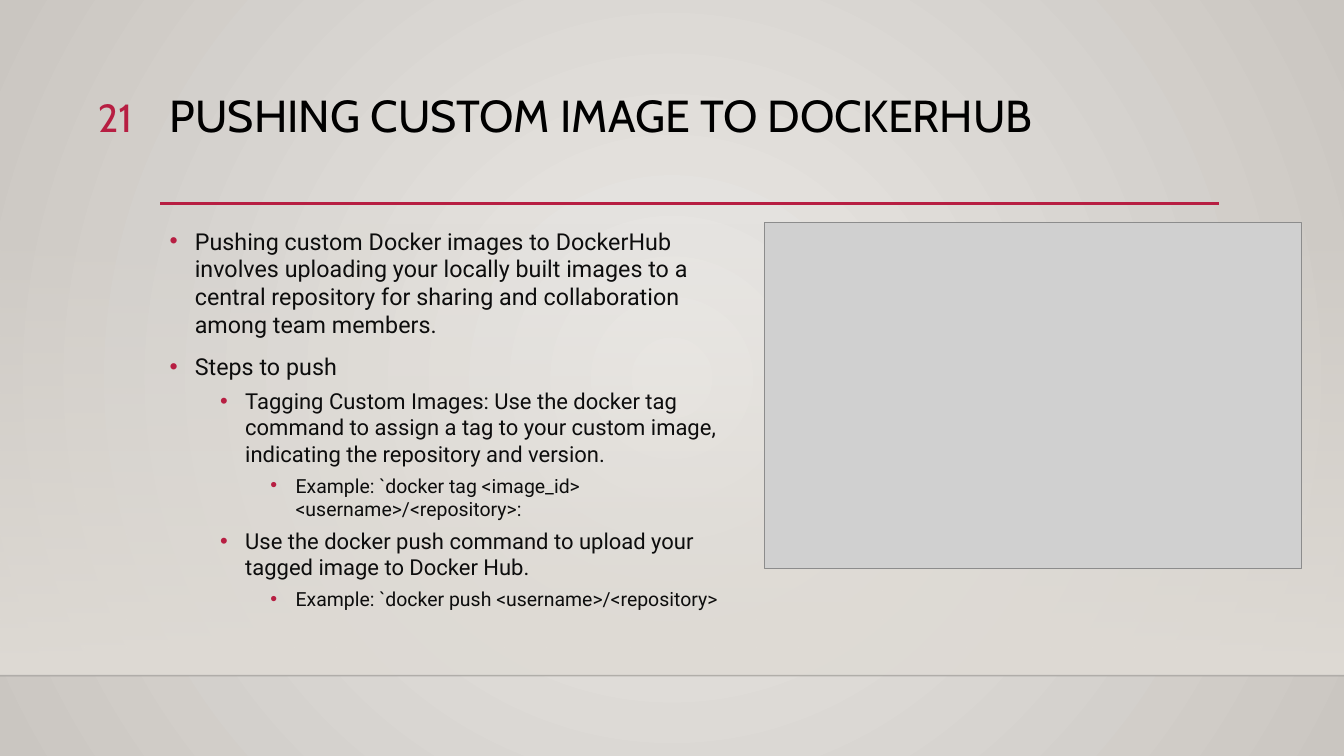
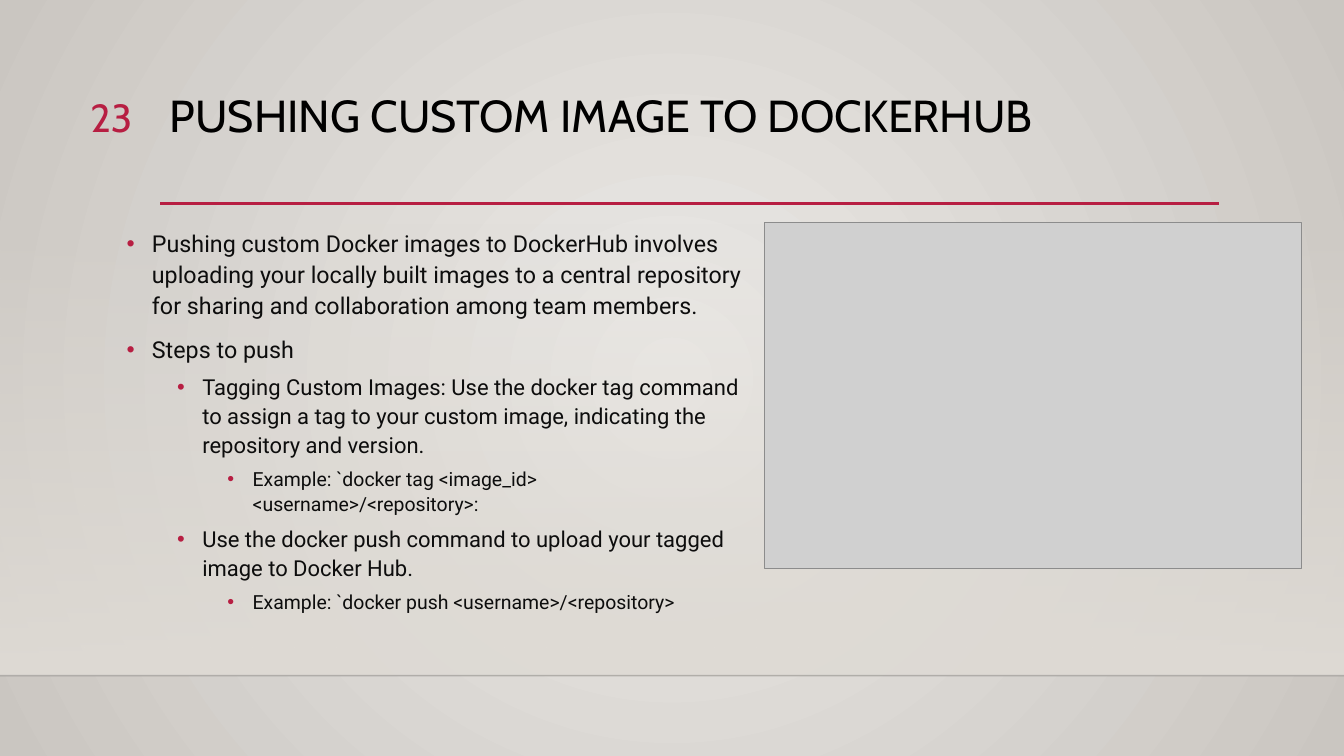
Before and after one commit to ddum-sutd/docker_workshop, a slide deck: slide 23 of Docker_workshop.pptx (slide 21 before the commit). Drawn at 1344x756 pixels with LibreOffice and Linux fonts; fonts in the diff are those of the drawing; grey boxes stand for pictures; background and template pictures are left out. Boxes give left, top, right and bottom in pixels: in the first picture for what was removed or moved away, otherwise in the second. Text is boxed around its words. In the diff, an @@ line names an element or a change of style, - is before the commit and + after.

```diff
--- a/Docker_workshop.pptx
+++ b/Docker_workshop.pptx
@@ page number at [90,104,132,133]: text changed @@
-21
+23
@@ text "Pushing custom Docker images to ...": place and size @@
-text "Pushing custom Docker images to ..." at [195,232,717,610]
+text "Pushing custom Docker images to ..." at [152,234,741,613]
@@ text "Pushing custom Docker images to ..." at [152,234,741,613]: line spacing 1 to 1.1 @@
```
Also in this commit, not shown: 10 other slides changed, 4 other files.
